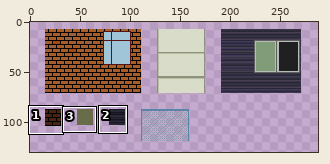
A sprite sheet gets an edit: assets/tilesets/city-bg-tileset.png. Above, an overview of the earlier version with the close-up marked.
Close-up. Before:
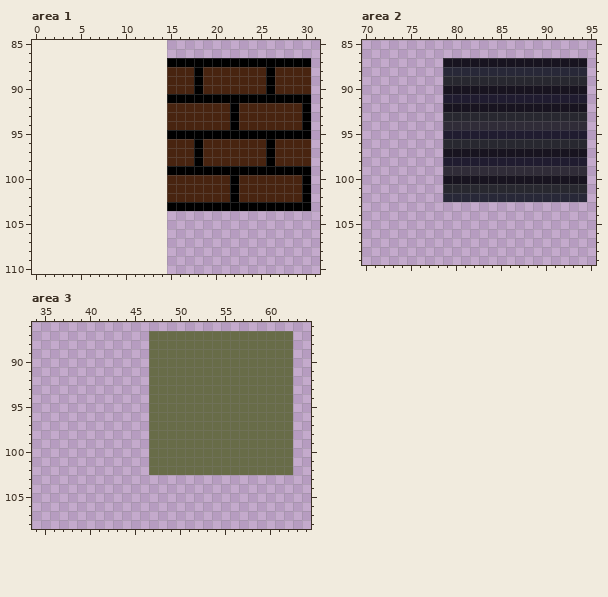
The file is 256x256 pixels. Shown: area 1: x 0..31, y 85..110; area 2: x 70..95, y 85..109; area 3: x 34..64, y 86..108. The old version is drawn lined up with the new one, on the new canvas. The wide view leaves out empty margins. The commit also changed other parts of the picture, which this record leaves out.
The result:
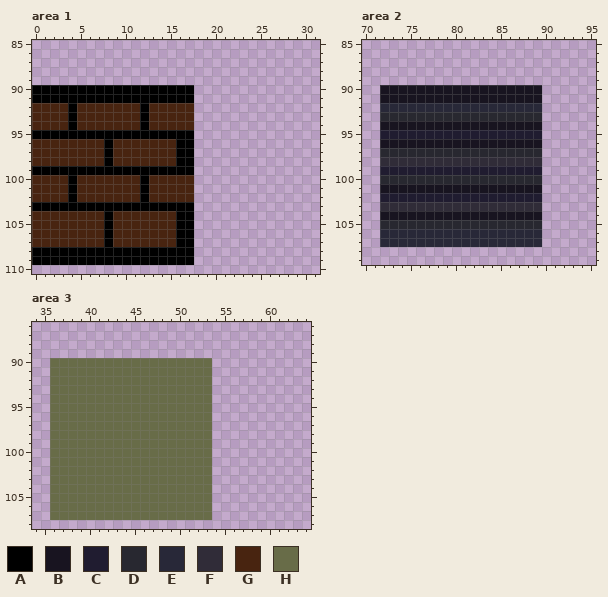
Palette (. is transparent): A #000000  B #181420  C #201c30  D #282830  E #282838  F #302c38  G #482410  H #686c48
Difference:
canvas 256x256 -> 288x288, the old top-left corner now at 15,7
Area 1:
y 87: x 15..30 AAAAAAAAAAAAAAAA -> ................
y 88..89: x 15..30 GGGAGGGGGGGAGGGG -> ................
y 90: x 0..30 ...............GGGAGGGGGGGAGGGG -> AAAAAAAAAAAAAAAAAA.............
y 91: x 0..14 ............... -> AAAAAAAAAAAAAAA; x 18..30 AAAAAAAAAAAAA -> .............
y 92..94: x 0..14 ............... -> GGGGAGGGGGGGAGG; x 18..30 GGGGAGGGGGGGA -> .............
y 95: x 0..14 ............... -> AAAAAAAAAAAAAAA; x 18..30 AAAAAAAAAAAAA -> .............
y 96..98: x 0..14 ............... -> GGGGGGGGAGGGGGG; x 16..30 GGAGGGGGGGAGGGG -> AA.............
y 99: x 0..14 ............... -> AAAAAAAAAAAAAAA; x 18..30 AAAAAAAAAAAAA -> .............
y 100..102: x 0..14 ............... -> GGGGAGGGGGGGAGG; x 18..30 GGGGAGGGGGGGA -> .............
y 103: x 0..14 ............... -> AAAAAAAAAAAAAAA; x 18..30 AAAAAAAAAAAAA -> .............
y 104..107: x 0..17 .................. -> GGGGGGGGAGGGGGGGAA
y 108..109: x 0..17 .................. -> AAAAAAAAAAAAAAAAAA
Area 2:
y 87: x 79..94 BBBBBBBBBBBBBBBB -> ................
y 88: x 79..94 EEEEEEEEEEEEEEEE -> ................
y 89: x 79..94 DDDDDDDDDDDDDDDD -> ................
y 90: x 72..78 ....... -> BBBBBBB; x 90..94 BBBBB -> .....
y 91: x 72..94 .......CCCCCCCCCCCCCCCC -> BBBBBBBBBBBBBBBBBB.....
y 92: x 72..94 .......BBBBBBBBBBBBBBBB -> EEEEEEEEEEEEEEEEEE.....
y 93: x 72..78 ....... -> DDDDDDD; x 90..94 DDDDD -> .....
y 94: x 72..94 .......FFFFFFFFFFFFFFFF -> BBBBBBBBBBBBBBBBBB.....
y 95: x 72..78 ....... -> CCCCCCC; x 90..94 CCCCC -> .....
y 96: x 72..94 .......DDDDDDDDDDDDDDDD -> BBBBBBBBBBBBBBBBBB.....
y 97: x 72..94 .......BBBBBBBBBBBBBBBB -> DDDDDDDDDDDDDDDDDD.....
y 98: x 72..94 .......CCCCCCCCCCCCCCCC -> FFFFFFFFFFFFFFFFFF.....
y 99: x 72..94 .......FFFFFFFFFFFFFFFF -> CCCCCCCCCCCCCCCCCC.....
y 100: x 72..94 .......BBBBBBBBBBBBBBBB -> DDDDDDDDDDDDDDDDDD.....
y 101: x 72..94 .......DDDDDDDDDDDDDDDD -> BBBBBBBBBBBBBBBBBB.....
y 102: x 72..94 .......EEEEEEEEEEEEEEEE -> CCCCCCCCCCCCCCCCCC.....
y 103: x 72..89 .................. -> FFFFFFFFFFFFFFFFFF
y 104: x 72..89 .................. -> BBBBBBBBBBBBBBBBBB
y 105: x 72..89 .................. -> DDDDDDDDDDDDDDDDDD
y 106..107: x 72..89 .................. -> EEEEEEEEEEEEEEEEEE
Area 3:
y 87..89: x 47..62 HHHHHHHHHHHHHHHH -> ................
y 90..102: x 36..46 ........... -> HHHHHHHHHHH; x 54..62 HHHHHHHHH -> .........
y 103..107: x 36..53 .................. -> HHHHHHHHHHHHHHHHHH
Pixel boxes of the changes (left, top, right, bottom) in both close-ups:
changed: (32, 58, 311, 265)
changed: (380, 58, 587, 247)
changed: (50, 331, 293, 520)
